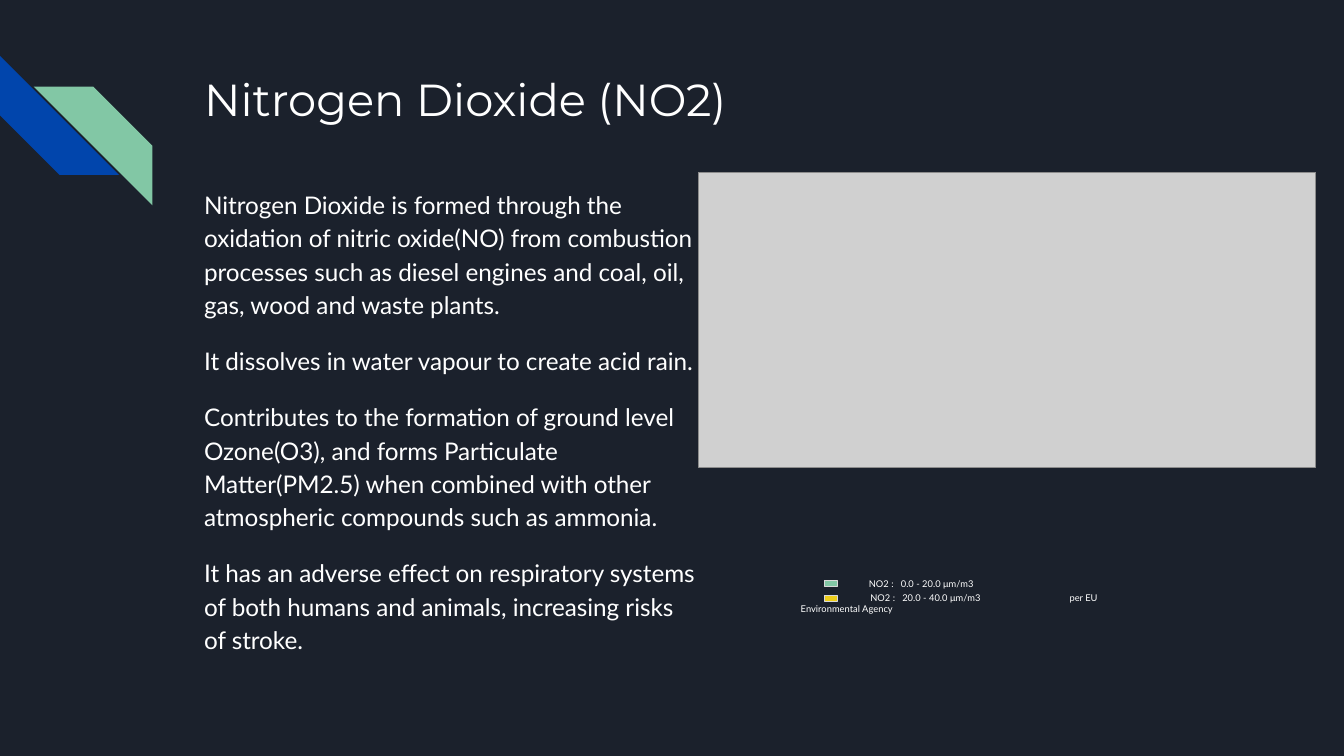
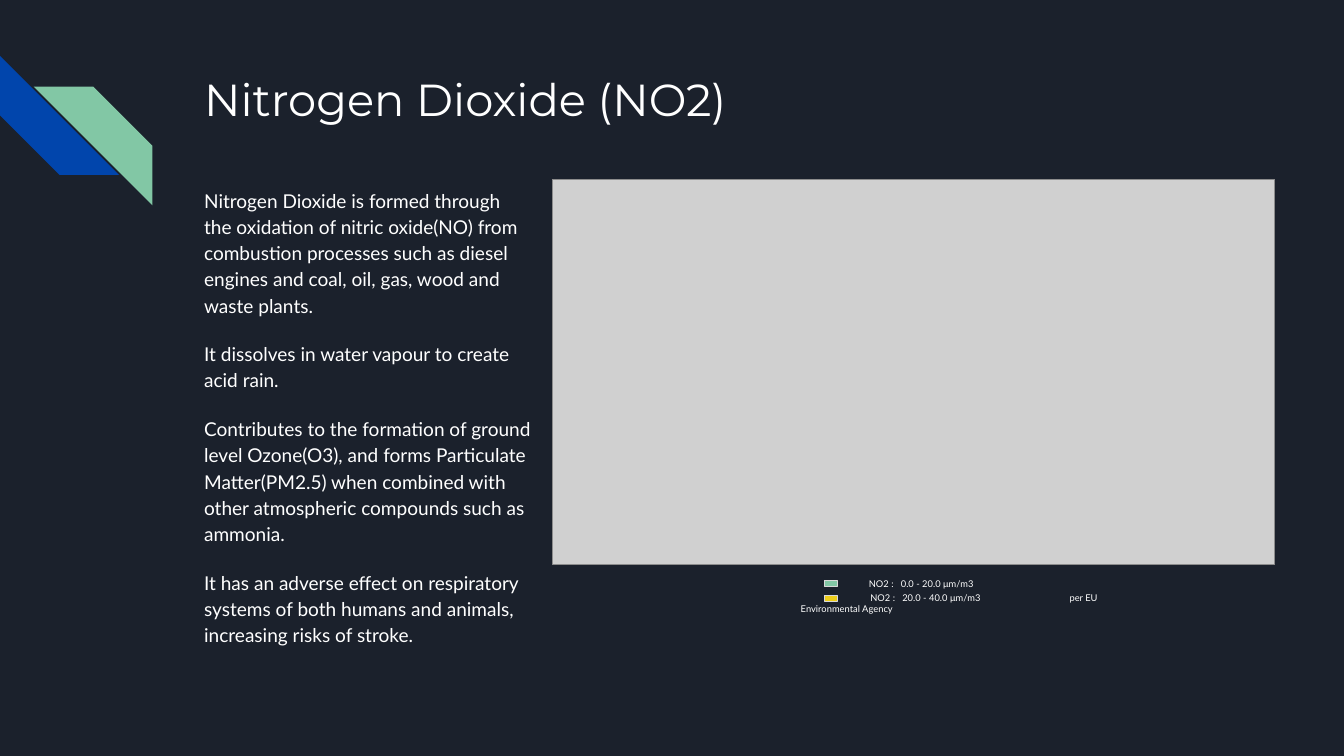
Before and after one commit to marinos32/Google-Data-Analytics-Capstone-Project, a slide deck: slide 7 of Air Pollution Change in Cyprus 2018-2023.pptx (slide 8 before the commit). Drawn at 1344x756 pixels with LibreOffice and Linux fonts; fonts in the diff are those of the drawing; grey boxes stand for pictures. Boxes give left, top, right and bottom in pixels: in the first picture for what was removed or moved away, otherwise in the second. Text is boxed around its words. In the diff, an @@ line names an element or a change of style, - is before the commit and + after.

```diff
--- a/Air Pollution Change in Cyprus 2018-2023.pptx
+++ b/Air Pollution Change in Cyprus 2018-2023.pptx
@@ text "Nitrogen Dioxide is formed through ..." at <box>204,194,530,646</box>: size 13 to 10.2 pt @@
@@ picture: place and size @@
-picture at <box>699,172,1316,468</box>
+picture at <box>552,179,1274,564</box>
```
Also in this commit, not shown: 6 other slides changed, 1 slide removed.
